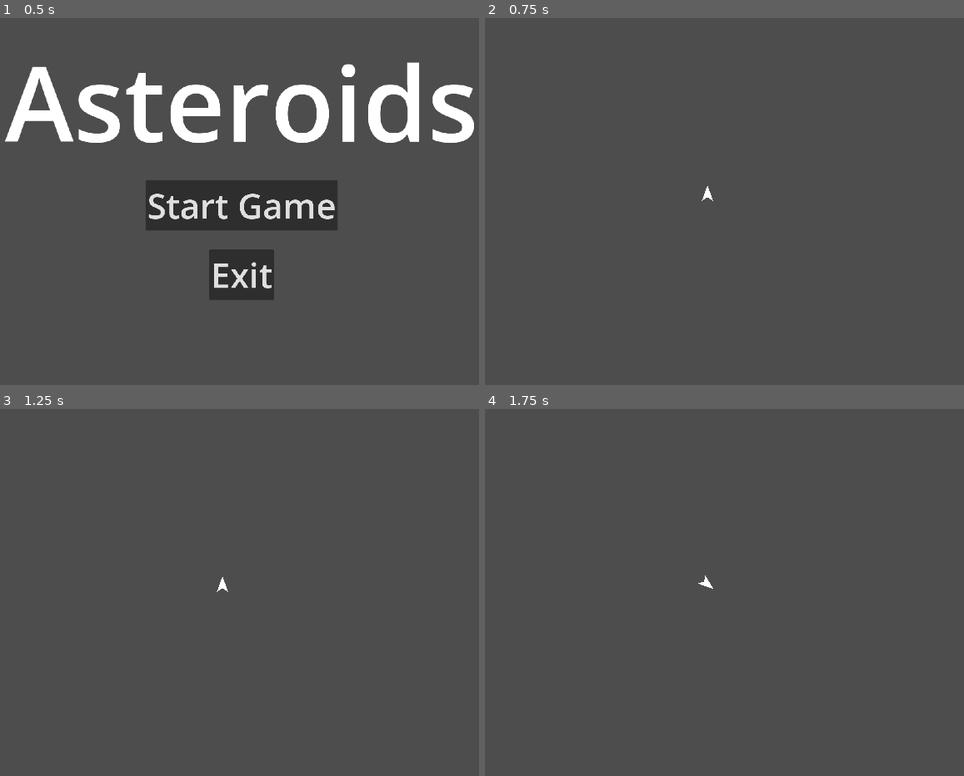
Above: before the commit, frames 1-4 (two rows, left to right).
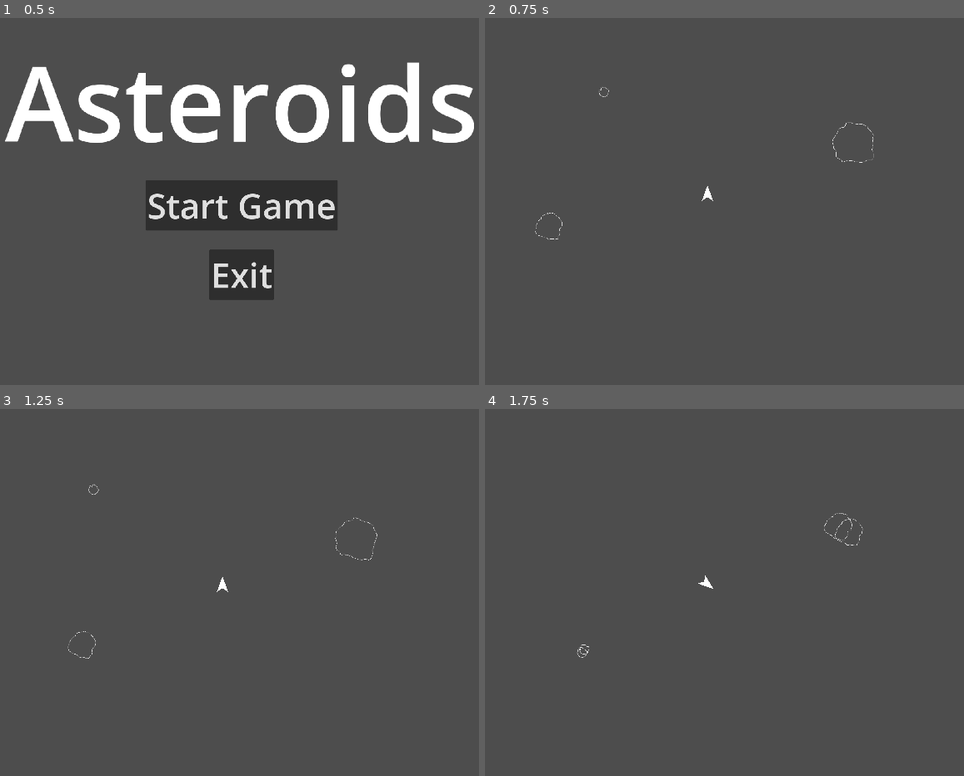
Above: after the commit, the same moments.

Repository: CoilSeb/AsteroidsWorkshop
Game: Godot game, scene res://Scenes/Start_Screen/Start_Screen.tscn
The game is run twice, just before and just after one commit, with the same random seed, the same clock (stepped at 60 frames per second) and the same inputs.
Inputs:
- Up to frame 1 (0.5 s): no input
- Up to frame 2 (0.75 s): click "Start Game" at 0.5 s
- Up to frame 3 (1.25 s): no input
- Up to frame 4 (1.75 s): hold D (rotate_right) from 1.28 s (still down); tap Space (shoot) at 1.35 s

Frame 1 is identical in both runs. In frame 2, less than 0.1% of the frame differs, in the area x 10-82%, y 18-61%; in frame 3, less than 0.1%, in the area x 14-79%, y 20-69%; in frame 4, less than 0.1%.

Commit message:
Add small, medium, and large asteroids with their respective scripts and textures

Diff:
--- a/Scenes/Game/Game.tscn
+++ b/Scenes/Game/Game.tscn
@@ -1,8 +1,20 @@
-[gd_scene load_steps=2 format=3 uid="uid://8avbpqtvsn7y"]
+[gd_scene load_steps=5 format=3 uid="uid://8avbpqtvsn7y"]
 
 [ext_resource type="PackedScene" uid="uid://c0lptktcfc4ta" path="res://Scenes/Player/Player.tscn" id="1_x5jet"]
+[ext_resource type="PackedScene" uid="uid://clxpk0xfoaq43" path="res://Scenes/Small_Asteroid/Small_Asteroid.tscn" id="2_qnd45"]
+[ext_resource type="PackedScene" uid="uid://dfwqqvwr5uoa4" path="res://Scenes/Medium_Asteroid/Medium_Asteroid.tscn" id="3_vas2a"]
+[ext_resource type="PackedScene" uid="uid://dbc1nkvx4hmaj" path="res://Scenes/Large_Asteroid/Large_Asteroid.tscn" id="4_5f4t8"]
 
 [node name="Game" type="Node2D"]
 
 [node name="Player" parent="." instance=ExtResource("1_x5jet")]
 position = Vector2(905, 505)
+
+[node name="Small_Asteroid" parent="." instance=ExtResource("2_qnd45")]
+position = Vector2(624, 210)
+
+[node name="Medium_Asteroid" parent="." instance=ExtResource("3_vas2a")]
+position = Vector2(426, 577)
+
+[node name="Large_Asteroid" parent="." instance=ExtResource("4_5f4t8")]
+position = Vector2(1338, 356)
--- /dev/null
+++ b/Scenes/Large_Asteroid/Large_Asteroid.gd
@@ -0,0 +1,58 @@
+extends Area2D
+
+const MEDIUM_ASTEROID = preload("res://Scenes/Medium_Asteroid/Medium_Asteroid.tscn")
+var screen_size
+var speed
+var rotation_speed
+var direction
+
+
+func _ready():
+	screen_size = get_viewport_rect().size
+	set_direction_and_speed()
+
+
+func _process(delta):
+	if Input.is_action_just_pressed("shoot"):
+		destroy()
+	# Screen Wrap
+	if position.x < 0:
+		position.x = screen_size.x
+	if position.x > screen_size.x:
+		position.x = 0
+	if position.y < 0:
+		position.y = screen_size.y
+	if position.y > screen_size.y:
+		position.y = 0
+
+	# Moving
+	position += direction * speed * delta
+	rotation += rotation_speed * delta
+
+
+func set_direction_and_speed():
+	var angle = randf_range(0, 2 * PI)  # Random angle in radians
+	direction = Vector2(cos(angle), sin(angle))  # Convert angle to direction vector
+	speed = randf_range(75, 200)  # Random speed between 75 and 200
+	rotation_speed = randf_range(0.1, 1)
+
+
+func destroy():
+	spawn_small_asteroids()
+
+
+func spawn_small_asteroids():
+	# Instantate two small asteroids
+	var medium_asteroid1 = MEDIUM_ASTEROID.instantiate()
+	var medium_asteroid2 = MEDIUM_ASTEROID.instantiate()
+
+	# Set their positions to the position of the medium asteroid
+	medium_asteroid1.position = self.position
+	medium_asteroid2.position = self.position
+
+	# Add them as children of the medium asteroid's parent
+	self.get_parent().add_child(medium_asteroid1)
+	self.get_parent().add_child(medium_asteroid2)
+
+	# Queue the medium asteroid for deletion
+	self.queue_free()
--- /dev/null
+++ b/Scenes/Large_Asteroid/Large_Asteroid.tscn
@@ -0,0 +1,13 @@
+[gd_scene load_steps=3 format=3 uid="uid://dbc1nkvx4hmaj"]
+
+[ext_resource type="Texture2D" uid="uid://diia43eytv2d" path="res://Sprites/Big_Asteroid-1.png.png" id="1_k4y11"]
+[ext_resource type="Script" path="res://Scenes/Large_Asteroid/Large_Asteroid.gd" id="1_tobye"]
+
+[node name="Large_Asteroid" type="Area2D"]
+script = ExtResource("1_tobye")
+
+[node name="Sprite2D" type="Sprite2D" parent="."]
+texture = ExtResource("1_k4y11")
+
+[node name="CollisionPolygon2D" type="CollisionPolygon2D" parent="."]
+polygon = PackedVector2Array(0, -54, -17, -58, -26, -56, -29, -46, -37, -42, -44, -38, -50, -24, -59, -9, -61, 4, -56, 20, -47, 29, -46, 41, -41, 48, -33, 51, -27, 57, -19, 54, -7, 52, 0, 50, 10, 54, 30, 54, 43, 47, 54, 45, 60, 39, 60, 24, 55, 15, 56, 3, 53, -6, 55, -16, 54, -29, 34, -53, 14, -57)
--- /dev/null
+++ b/Scenes/Medium_Asteroid/Medium_Asteroid.gd
@@ -0,0 +1,58 @@
+extends Area2D
+
+const SMALL_ASTEROID = preload("res://Scenes/Small_Asteroid/Small_Asteroid.tscn")
+var screen_size
+var speed
+var rotation_speed
+var direction
+
+
+func _ready():
+	screen_size = get_viewport_rect().size
+	set_direction_and_speed()
+
+
+func _process(delta):
+	if Input.is_action_just_pressed("shoot"):
+		destroy()
+	# Screen Wrap
+	if position.x < 0:
+		position.x = screen_size.x
+	if position.x > screen_size.x:
+		position.x = 0
+	if position.y < 0:
+		position.y = screen_size.y
+	if position.y > screen_size.y:
+		position.y = 0
+
+	# Moving
+	position += direction * speed * delta
+	rotation += rotation_speed * delta
+
+
+func set_direction_and_speed():
+	var angle = randf_range(0, 2 * PI)  # Random angle in radians
+	direction = Vector2(cos(angle), sin(angle))  # Convert angle to direction vector
+	speed = randf_range(75, 200)  # Random speed between 75 and 200
+	rotation_speed = randf_range(0.1, 1)
+
+
+func destroy():
+	spawn_small_asteroids()
+
+
+func spawn_small_asteroids():
+	# Instantate two small asteroids
+	var small_asteroid1 = SMALL_ASTEROID.instantiate()
+	var small_asteroid2 = SMALL_ASTEROID.instantiate()
+
+	# Set their positions to the position of the medium asteroid
+	small_asteroid1.position = self.position
+	small_asteroid2.position = self.position
+
+	# Add them as children of the medium asteroid's parent
+	self.get_parent().add_child(small_asteroid1)
+	self.get_parent().add_child(small_asteroid2)
+
+	# Queue the medium asteroid for deletion
+	self.queue_free()
--- /dev/null
+++ b/Scenes/Medium_Asteroid/Medium_Asteroid.tscn
@@ -0,0 +1,13 @@
+[gd_scene load_steps=3 format=3 uid="uid://dfwqqvwr5uoa4"]
+
+[ext_resource type="Script" path="res://Scenes/Medium_Asteroid/Medium_Asteroid.gd" id="1_l6wf8"]
+[ext_resource type="Texture2D" uid="uid://duhf8daiqg8ik" path="res://Sprites/Medium_Asteroid-2.png.png" id="1_y10jf"]
+
+[node name="Medium_Asteroid" type="Area2D"]
+script = ExtResource("1_l6wf8")
+
+[node name="Sprite2D" type="Sprite2D" parent="."]
+texture = ExtResource("1_y10jf")
+
+[node name="CollisionPolygon2D" type="CollisionPolygon2D" parent="."]
+polygon = PackedVector2Array(4, -41, -11, -35, -19, -28, -20, -23, -26, -17, -31, -6, -33, 8, -34, 15, -28, 24, -9, 30, -1, 31, 6, 36, 14, 34, 30, 34, 38, 19, 35, 4, 42, -2, 42, -17, 31, -30, 15, -40)
--- /dev/null
+++ b/Scenes/Small_Asteroid/Small_Asteroid.gd
@@ -0,0 +1,40 @@
+extends Area2D
+
+var screen_size
+var speed
+var rotation_speed
+var direction
+
+
+func _ready():
+	screen_size = get_viewport_rect().size
+	set_direction_and_speed()
+
+
+func _process(delta):
+	if Input.is_action_just_pressed("shoot"):
+		destroy()
+	# Screen Wrap
+	if position.x < 0:
+		position.x = screen_size.x
+	if position.x > screen_size.x:
+		position.x = 0
+	if position.y < 0:
+		position.y = screen_size.y
+	if position.y > screen_size.y:
+		position.y = 0
+
+	# Moving
+	position += direction * speed * delta
+	rotation += rotation_speed * delta
+
+
+func set_direction_and_speed():
+	var angle = randf_range(0, 2 * PI)  # Random angle in radians
+	direction = Vector2(cos(angle), sin(angle))  # Convert angle to direction vector
+	speed = randf_range(75, 200)  # Random speed between 75 and 200
+	rotation_speed = randf_range(0.1, 1)
+
+
+func destroy():
+	queue_free()
--- /dev/null
+++ b/Scenes/Small_Asteroid/Small_Asteroid.tscn
@@ -0,0 +1,13 @@
+[gd_scene load_steps=3 format=3 uid="uid://clxpk0xfoaq43"]
+
+[ext_resource type="Script" path="res://Scenes/Small_Asteroid/Small_Asteroid.gd" id="1_civlw"]
+[ext_resource type="Texture2D" uid="uid://by42ob5hwsx85" path="res://Sprites/Small_Asteroid-3.png.png" id="1_j2kgu"]
+
+[node name="Small_Asteroid" type="Area2D"]
+script = ExtResource("1_civlw")
+
+[node name="Sprite2D" type="Sprite2D" parent="."]
+texture = ExtResource("1_j2kgu")
+
+[node name="CollisionPolygon2D" type="CollisionPolygon2D" parent="."]
+polygon = PackedVector2Array(-3, -10, -2, -8, -7, -8, -9, -5, -7, -2, -6, 2, -6, 4, -1, 10, 3, 10, 3, 11, 11, 11, 17, 6, 20, 0, 20, -11, 14, -13, 10, -16, 1, -16, -1, -17, -3, -16)
Not shown, changed: Markdown.md
